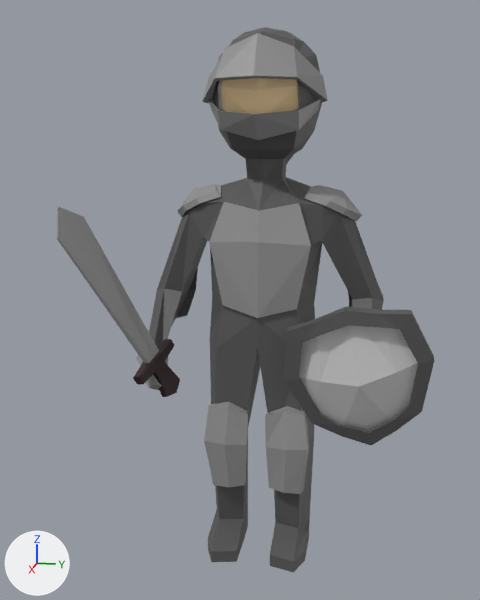
What one commit did to the Blender file модельки/рыцарь.blend.
Rendered twice from a 50 mm lens placed at (8.79, 1.44, 5.86), pointed at (0.65, -0.19, 3.83). The lights are fixed; the arrows at lower left show +X, +Y and +Z.
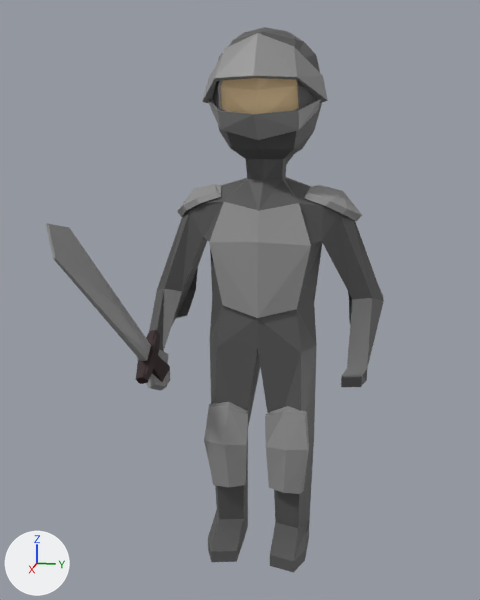
Boxes [x1, y1, x2, y2] around the edits, measured in the pictures (480 x 600 px):
'Plane.001', hidden: before [283, 307, 434, 445]
'Cube', moved, turned: before [56, 206, 180, 397]; after [46, 223, 170, 384]

The change in detail:
Object 'Plane.001' (ob_plane_001) is now hidden.
Object 'Cube' (ob_cube) moves from (1.17, -1.77, 4.06) to (1.56, -1.69, 4.04).
Object 'Cube' (ob_cube) turns from (55, 118, -55) to (65, 127, -27) degrees about x, y and z.
